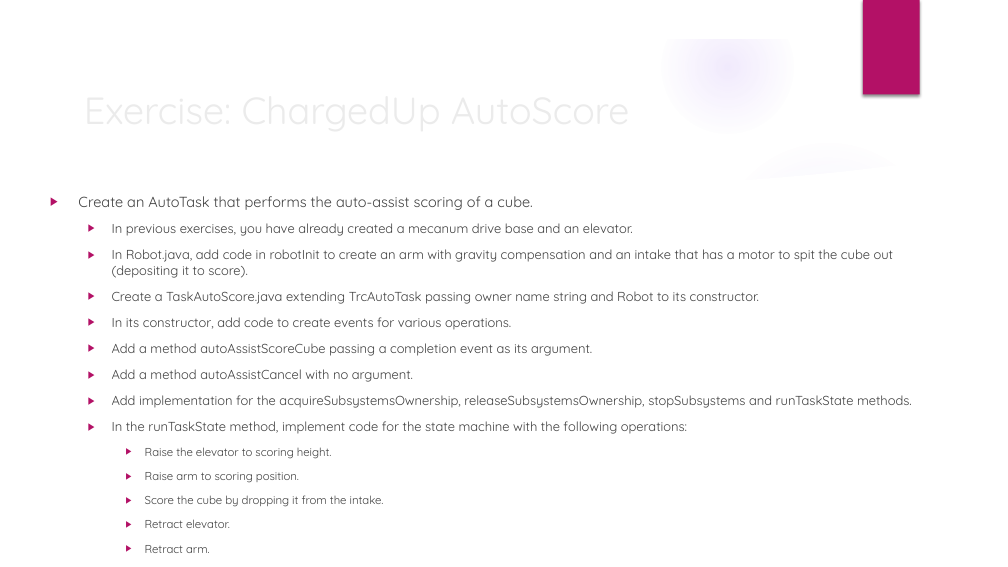
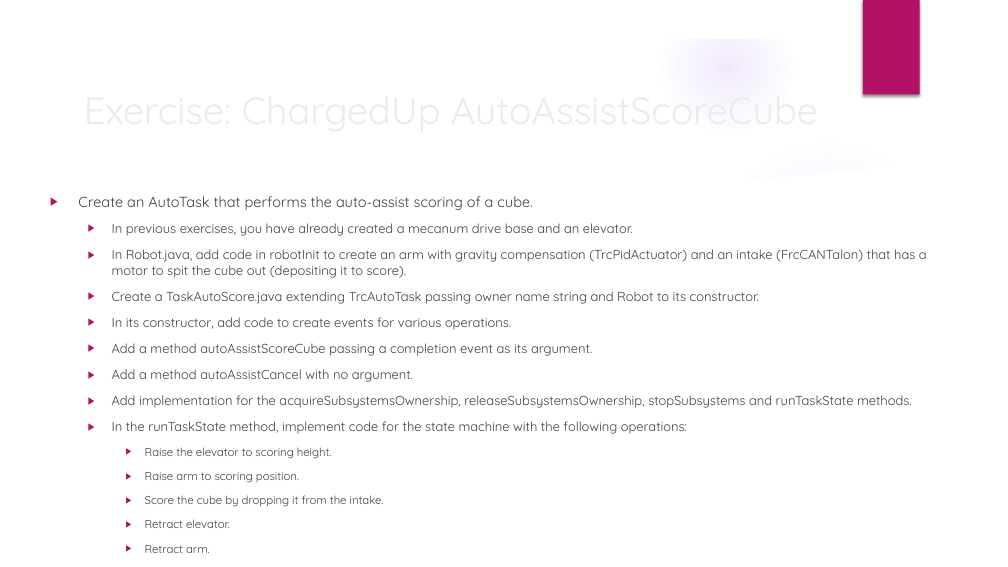
Before and after one commit to trc492/FrcProgrammingClass, a slide deck: slide 16 of Lessons/7-Autonomous.pptx (slide 14 before the commit). Drawn at 1008x567 pixels with LibreOffice and Linux fonts; fonts in the diff are those of the drawing; background and template pictures are left out. Boxes give left, top, right and bottom in pixels: in the first picture for what was removed or moved away, otherwise in the second. Text is boxed around its words. In the diff, an @@ line names an element or a change of style, - is before the commit and + after.

```diff
--- a/Lessons/7-Autonomous.pptx
+++ b/Lessons/7-Autonomous.pptx
@@ title at [76,80,914,138]: text changed @@
-Exercise: ChargedUp AutoScore
+Exercise: ChargedUp AutoAssistScoreCube
@@ text at [112,249,927,278]: text changed @@
-  ▶ In Robot.java, add code in robotInit to create an arm with gravity compensation and an intake that has a motor to spit the cube out (depositing it to score).
+  ▶ In Robot.java, add code in robotInit to create an arm with gravity compensation (TrcPidActuator) and an intake (FrcCANTalon) that has a motor to spit the cube out (depositing it to score).
```
Also in this commit, not shown: 3 other slides changed, 2 slides added, 1 other file.
